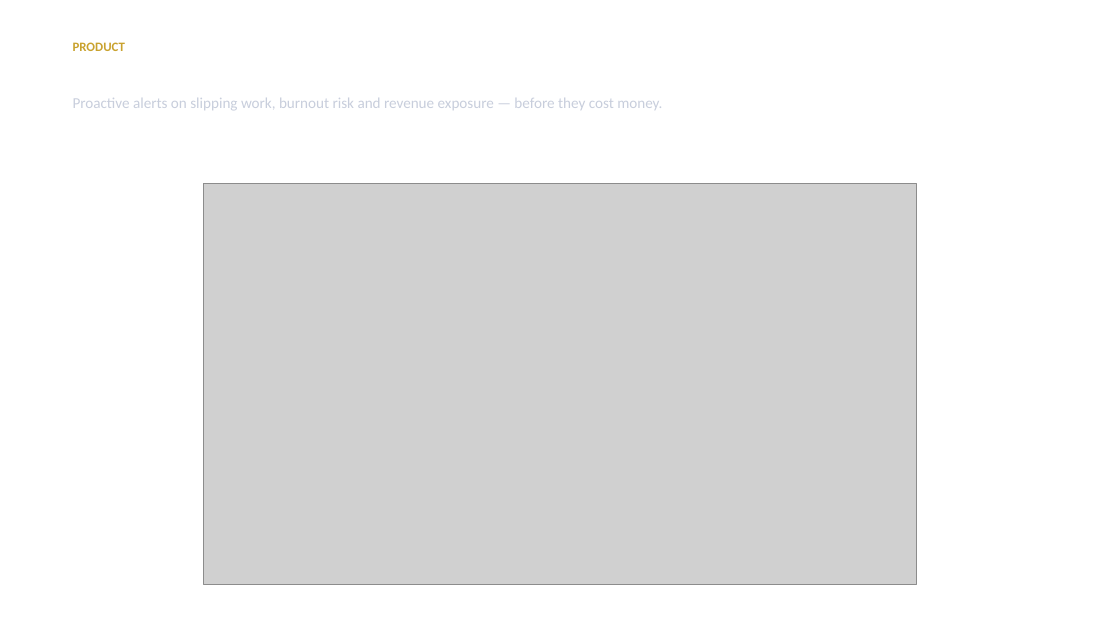
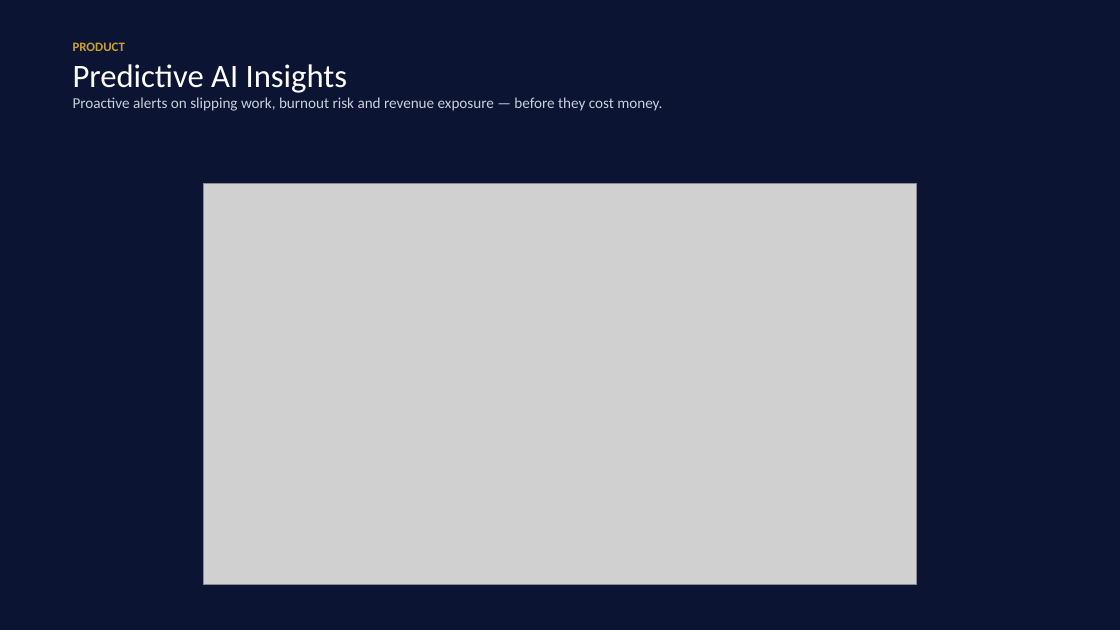
Before and after one commit to Brunny2023/intelligent-office, a slide deck: slide 14 of public/investor-pack/Global-Office-Investor-Deck.pptx. Drawn at 1120x630 pixels with LibreOffice and Linux fonts; fonts in the diff are those of the drawing; grey boxes stand for pictures. Boxes give left, top, right and bottom in pixels: in the first picture for what was removed or moved away, otherwise in the second. Text is boxed around its words. In the diff, an @@ line names an element or a change of style, - is before the commit and + after.

```diff
--- a/public/investor-pack/Global-Office-Investor-Deck.pptx
+++ b/public/investor-pack/Global-Office-Investor-Deck.pptx
@@ background #FFFFFF to #0B1533 @@
```
Also in this commit, not shown: 1 other slide changed.
